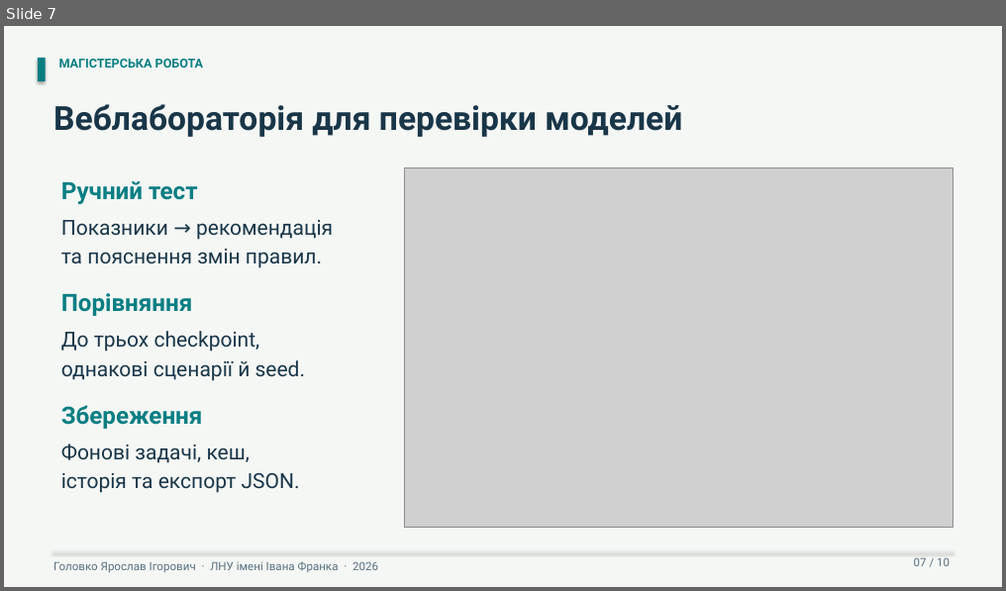
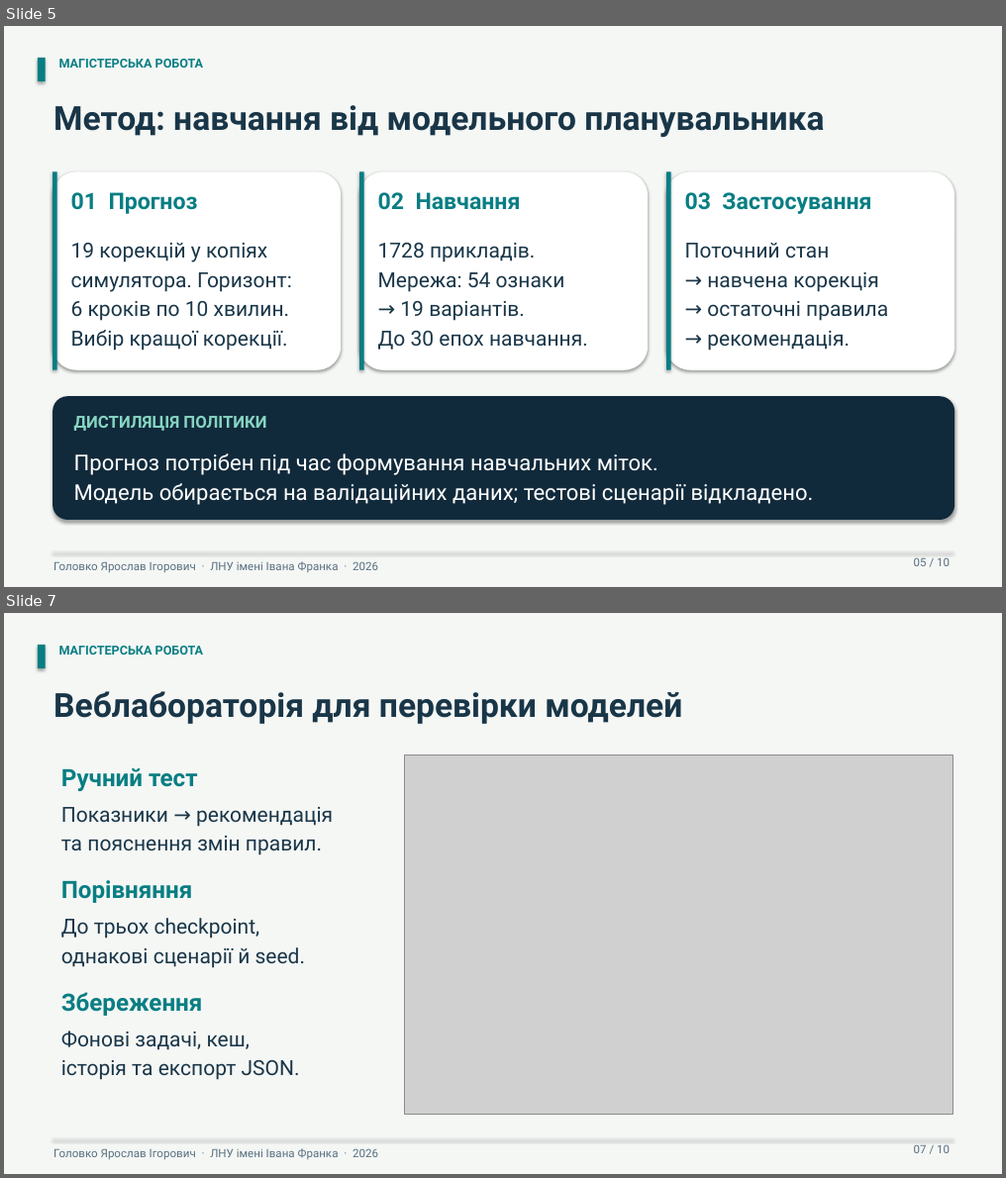
Before and after one commit to Lowckick/ai_house_model, a slide deck: docs/presentation/presentation.pptx. Shown one above the other, each under a label of ours: slide 7 before the commit, slides 5 and 7 after it; the slides between them are not shown. The pictures are 1006x591 and 1006x1178 pixels, drawn with LibreOffice and Linux fonts; fonts in the diff are those of the drawing; grey boxes stand for pictures. Boxes give left, top, right and bottom in pixels: in the first picture for what was removed or moved away, otherwise in the second. Text is boxed around its words. In the diff, an @@ line names an element or a change of style, - is before the commit and + after.

```diff
--- a/docs/presentation/presentation.pptx
+++ b/docs/presentation/presentation.pptx
@@ slide 5 added at (x1=4, y1=26, x2=1002, y2=587), background #F5F7F5 @@
@@ rectangle added at (x1=38, y1=58, x2=46, y2=81), fill #087E83 @@
@@ text added at (x1=59, y1=59, x2=203, y2=68), 12 pt, text #087E83, bold @@
+МАГІСТЕРСЬКА РОБОТА
@@ text added at (x1=54, y1=105, x2=824, y2=137), 32 pt, text #193648, bold @@
+Метод: навчання від модельного планувальника
@@ rounded rectangle added at (x1=53, y1=172, x2=341, y2=371), fill #FFFFFF @@
@@ rectangle added at (x1=53, y1=172, x2=57, y2=371), fill #087E83 @@
@@ rounded rectangle added at (x1=359, y1=172, x2=648, y2=371), fill #FFFFFF @@
@@ rectangle added at (x1=359, y1=172, x2=364, y2=371), fill #087E83 @@
@@ rounded rectangle added at (x1=666, y1=172, x2=954, y2=371), fill #FFFFFF @@
@@ rectangle added at (x1=666, y1=172, x2=671, y2=371), fill #087E83 @@
@@ text added at (x1=71, y1=192, x2=198, y2=214), 22 pt, text #087E83, bold @@
+01 Прогноз
@@ text added at (x1=378, y1=192, x2=521, y2=210), 22 pt, text #087E83, bold @@
+02 Навчання
@@ text added at (x1=685, y1=192, x2=871, y2=214), 22 pt, text #087E83, bold @@
+03 Застосування
@@ text added at (x1=71, y1=243, x2=292, y2=351), 20 pt, text #193648 @@
+19 корекцій у копіях
+симулятора. Горизонт:
+6 кроків по 10 хвилин.
+Вибір кращої корекції.
@@ text added at (x1=378, y1=243, x2=588, y2=350), 20 pt, text #193648 @@
+1728 прикладів.
+Мережа: 54 ознаки
+→ 19 варіантів.
+До 30 епох навчання.
@@ text added at (x1=685, y1=243, x2=888, y2=351), 20 pt, text #193648 @@
+Поточний стан
+→ навчена корекція
+→ остаточні правила
+→ рекомендація.
@@ rounded rectangle added at (x1=53, y1=396, x2=954, y2=520), fill #112A3B @@
@@ text added at (x1=74, y1=416, x2=266, y2=431), 16 pt, text #86D5C2, bold @@
+ДИСТИЛЯЦІЯ ПОЛІТИКИ
@@ text added at (x1=74, y1=454, x2=814, y2=505), 21 pt, text #FFFFFF @@
+Прогноз потрібен під час формування навчальних міток.
+Модель обирається на валідаційних даних; тестові сценарії відкладено.
@@ rectangle added at (x1=53, y1=552, x2=953, y2=553), fill #E4EAEB @@
@@ text added at (x1=914, y1=558, x2=949, y2=567), 11 pt, text #587080 @@
+05 / 10
@@ text added at (x1=54, y1=562, x2=378, y2=573), 11 pt, text #587080 @@
+Головко Ярослав Ігорович · ЛНУ імені Івана Франка · 2026
```
Also in this commit, not shown: 1 slide changed, 4 other slides added, 5 slides removed, 9 other files.
